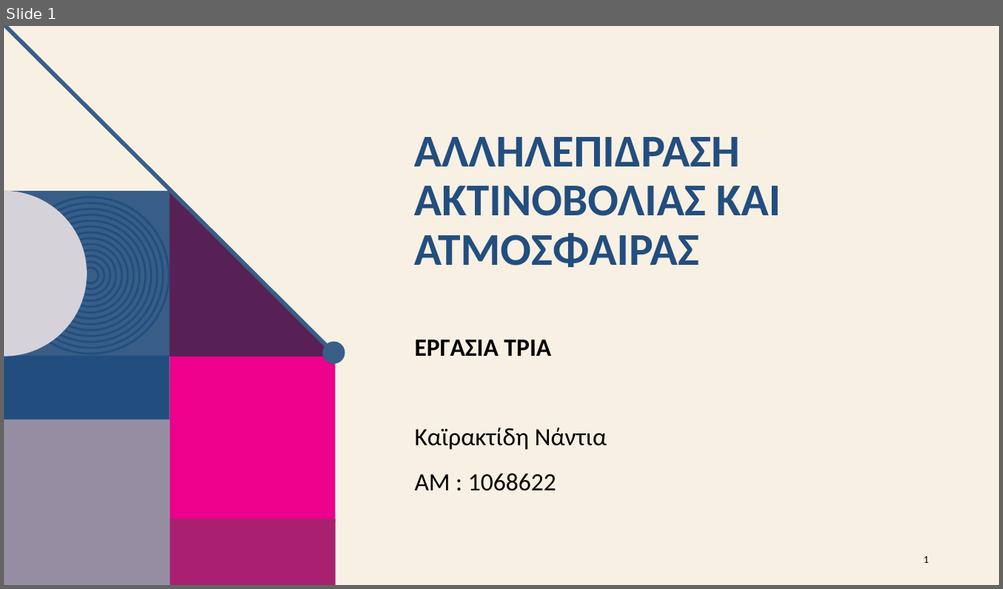
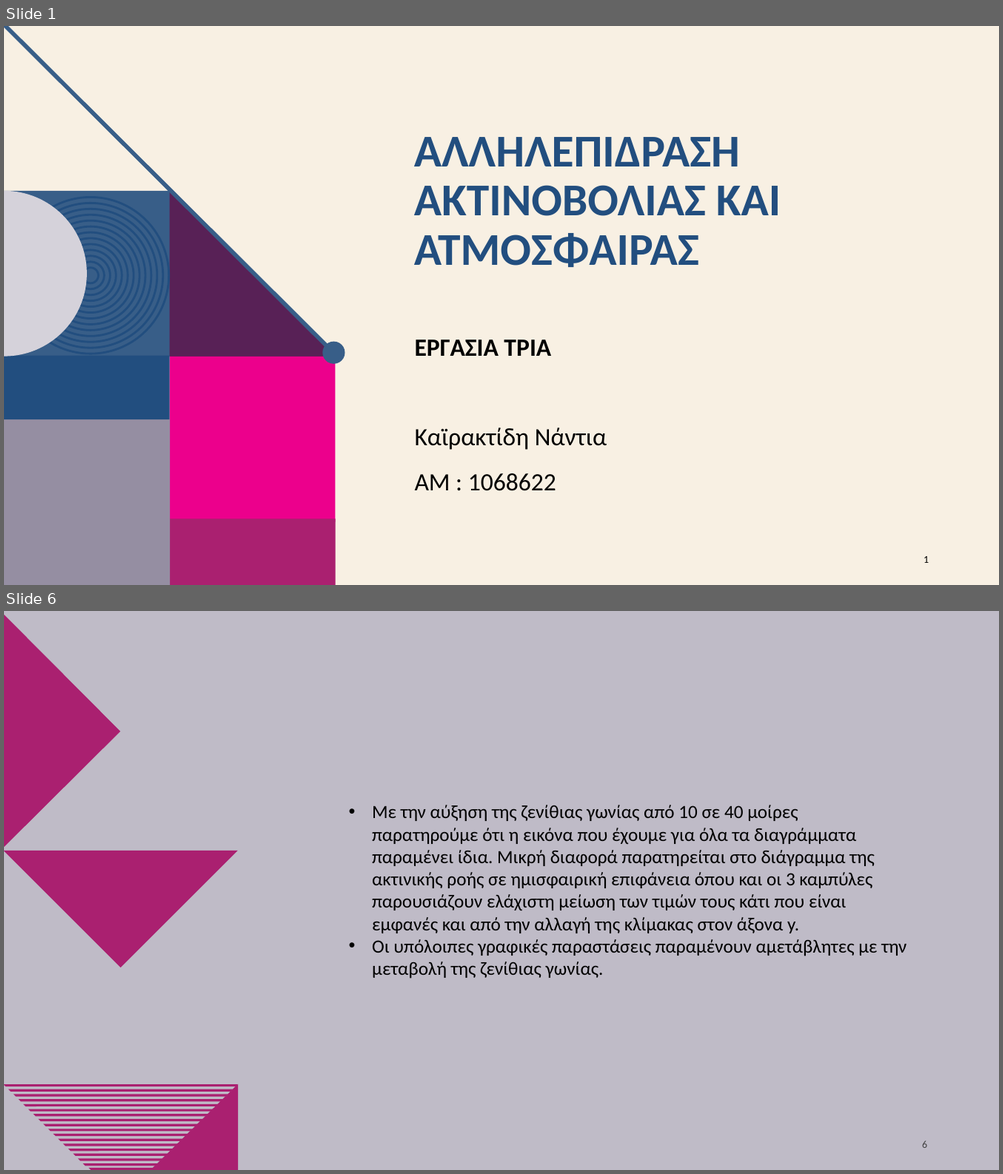
Before and after one commit to nadezsha/MSc---Applied-Meteorology-and-Environmental-Physics, a slide deck: Radiation and Atmosphere Interaction/Report 3/ΕργασίαΤρία.pptx. Shown one above the other, each under a label of ours: slide 1 before the commit, slides 1 and 6 after it; the slides between them are not shown. The pictures are 1003x589 and 1003x1174 pixels, drawn with LibreOffice and Linux fonts; fonts in the diff are those of the drawing; background and template pictures are left out. Boxes give left, top, right and bottom in pixels: in the first picture for what was removed or moved away, otherwise in the second. Text is boxed around its words. In the diff, an @@ line names an element or a change of style, - is before the commit and + after.

```diff
--- a/Radiation and Atmosphere Interaction/Report 3/ΕργασίαΤρία.pptx
+++ b/Radiation and Atmosphere Interaction/Report 3/ΕργασίαΤρία.pptx
@@ slide 6 added at (4, 611, 999, 1170), background #BFBBC7 @@
@@ freeform shape added at (4, 614, 120, 849), fill #AA2070 @@
@@ freeform shape added at (4, 733, 238, 968), fill #AA2070 @@
@@ text added at (372, 805, 906, 979), 18 pt, text #000000 @@
+• Με την αύξηση της ζενίθιας γωνίας από 10 σε 40 μοίρες παρατηρούμε ότι η εικόνα που έχουμε για όλα τα διαγράμματα παραμένει ίδια. Μικρή διαφορά παρατηρείται στο διάγραμμα της ακτινικής ροής σε ημισφαιρική επιφάνεια όπου και οι 3 καμπύλες παρουσιάζουν ελάχιστη μείωση των τιμών τους κάτι που είναι εμφανές και από την αλλαγή της κλίμακας στον άξονα y.
+• Οι υπόλοιπες γραφικές παραστάσεις παραμένουν αμετάβλητες με την μεταβολή της ζενίθιας γωνίας.
@@ freeform shape added at (151, 1084, 239, 1170), fill #AA2070 @@
@@ page number added at (922, 1141, 927, 1148), 10 pt, text #404040 @@
+6
@@ group added at (4, 1085, 238, 1166): 17 freeform shapes @@
@@ freeform shape added at (88, 1168, 164, 1170), fill #AA2070 @@
```
Also in this commit, not shown: 8 other slides added, 4 slides removed.
